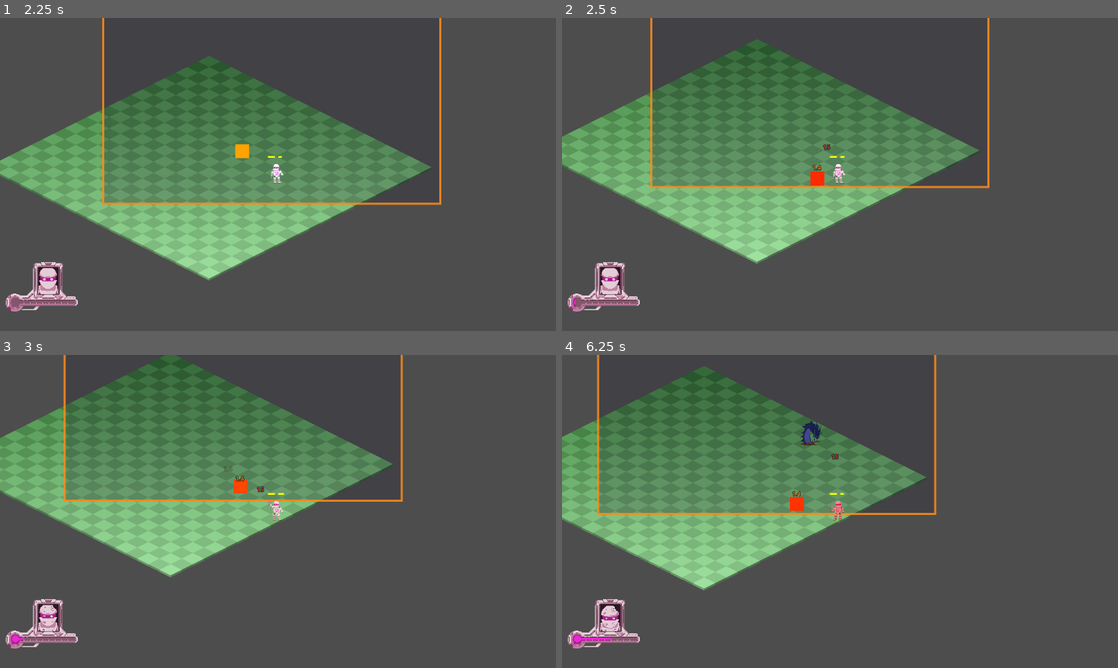
Above: before the commit, frames 1-4 (two rows, left to right).
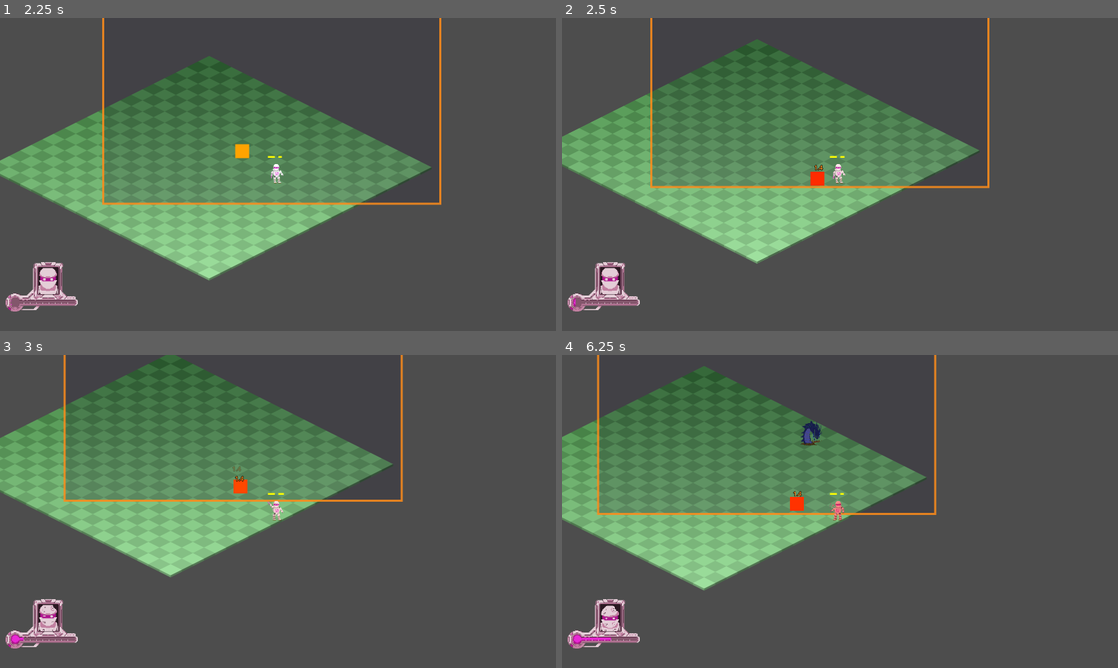
Above: after the commit, the same moments.

Repository: NoeRoberties/Odomat
Game: Godot game, scene res://Scenes/UI/MainMenu/MainMenu.tscn
The game is run twice, just before and just after one commit, with the same random seed, the same clock (stepped at 60 frames per second) and the same inputs.
Inputs (mouse positions are in pixels of both pictures, inside the frame that each line leads up to):
- Up to frame 1 (2.25 s): click "Start Game" at 0.5 s; tap Enter (ui_accept) at 1.25, 1.52 s; move the mouse to (400, 158) at 1.27 s; hold D (move_right) 1.28-2.03 s; hold Shift (dash) 1.28-2.03 s; click (400, 158) at 1.42 s; move the mouse to (166, 190) at 2.02 s; hold S (move_down) from 2.03 s (still down); tap Space (interact_npc) at 2.1 s
- Up to frame 2 (2.5 s): keep holding S (move_down); tap Enter (ui_accept) at 2.27 s
- Up to frame 3 (3 s): move the mouse to (333, 442) at 2.77 s; release S (move_down) at 2.78 s; press the mouse at (333, 442) at 2.78 s; hold D (move_right) from 2.78 s (still down)
- Up to frame 4 (6.25 s): move the mouse to (812, 574) at 3.52 s; release D (move_right) at 3.53 s; release the mouse at (812, 574) at 3.53 s; hold W (move_up) 3.53-4.28 s; tap Shift (dash) at 3.6 s; click (812, 574) at 3.67 s; tap Enter (ui_accept) at 3.77, 4.52, 5.27 s; move the mouse to (1006, 558) at 4.27 s; hold Space (interact_npc) 4.28-5.03 s; hold A (move_left) 4.28-5.78 s; move the mouse to (673, 464) at 5.02 s; click (673, 464) at 5.1 s; move the mouse to (867, 511) at 5.77 s; hold S (move_down) from 5.78 s (still down); hold Shift (dash) from 5.78 s (still down); click (867, 511) at 5.92 s

Frame 1 is identical in both runs. In frame 2, less than 0.1% of the frame differs, in the area x 45-49%, y 40-49%; in frame 3, less than 0.1%, in the area x 40-48%, y 35-44%; in frame 4, less than 0.1%.

Commit message:
[FIX] player take_damage function to remove the damage floating points

Diff:
--- a/godot-project/odomat/Scripts/Player/player.gd
+++ b/godot-project/odomat/Scripts/Player/player.gd
@@ -141,9 +141,9 @@
 		return
 	_hit_invulnerability = HIT_INVULNERABILITY_DURATION
 	_health -= damage
-	DamageNumbers.display_number(damage, global_position + Vector2(0, -25), Color.WHITE, true)
 	# Notify listeners (HUD)
 	emit_signal("health_changed", _health, max_health)
+
 
 	_play_damage_blink()
 	if attacker_position != Vector2.ZERO:
Not shown: 1 places in godot-project/odomat/Scenes/UI/EquipmentMenu/ModuleListElement.tscn that only renumber resources
